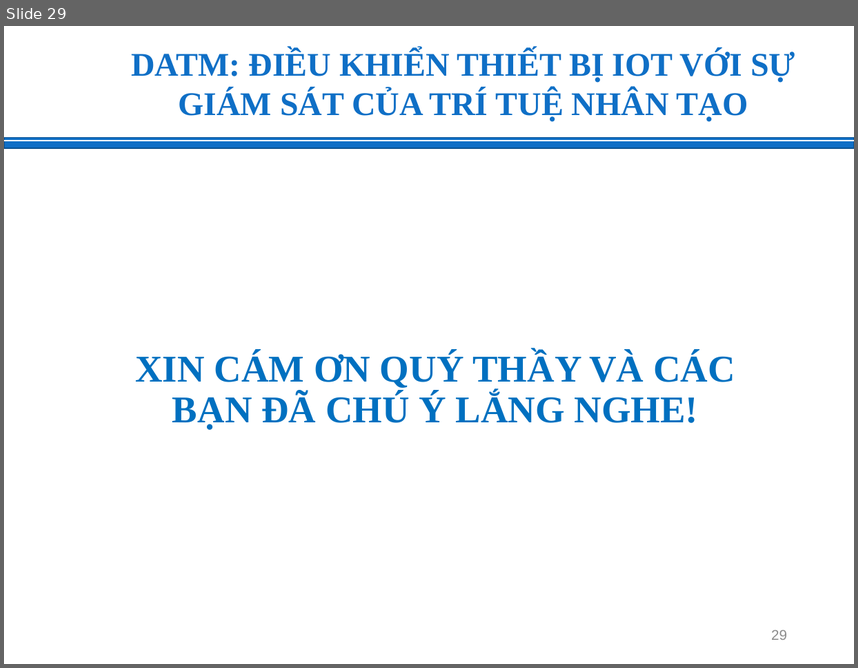
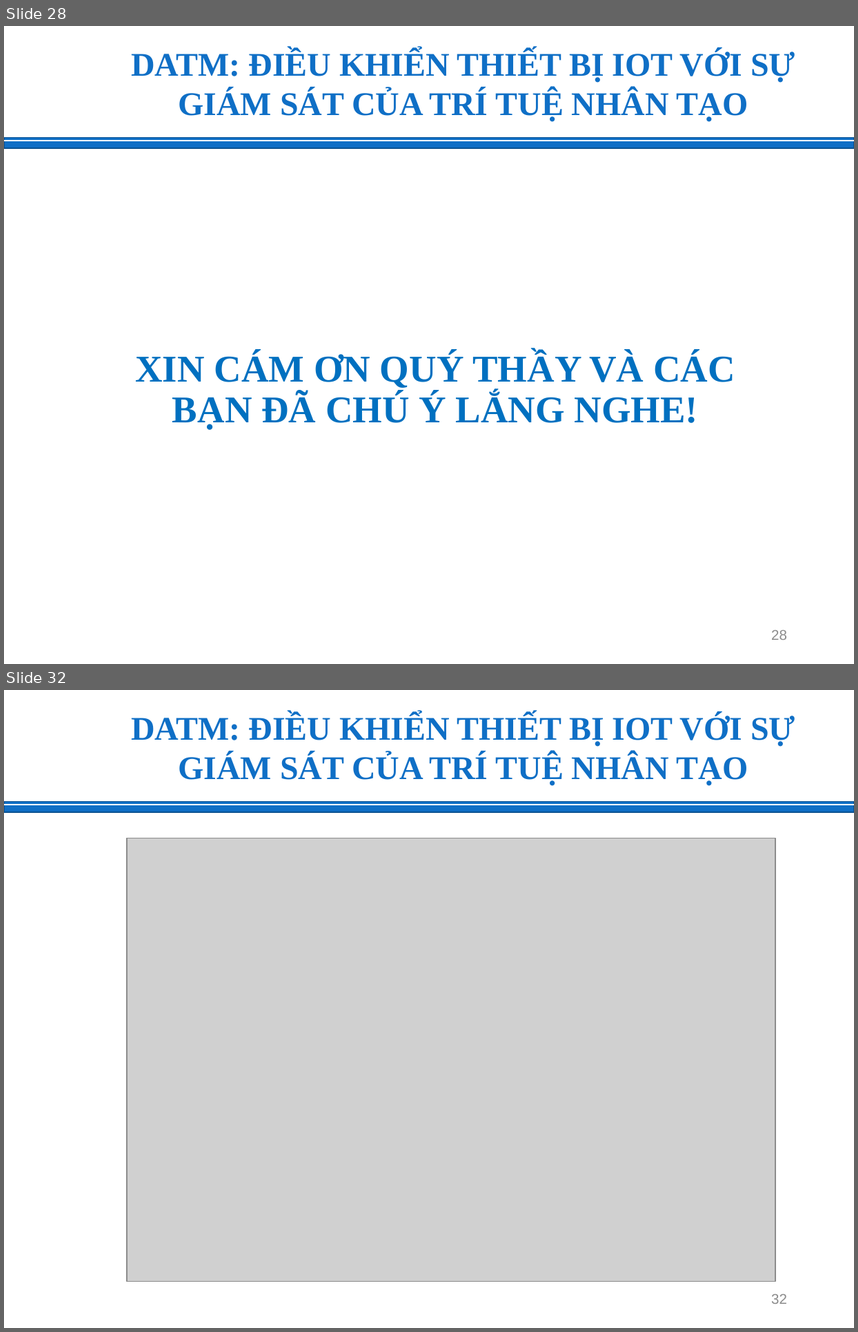
Before and after one commit to tmdat17/DATM_Predict_Person_Sleep_App, a slide deck: DATM.pptx. Shown one above the other, each under a label of ours: slide 29 before the commit, slides 28 and 32 after it; the slides between them are not shown. The pictures are 858x668 and 858x1332 pixels, drawn with LibreOffice and Linux fonts; fonts in the diff are those of the drawing; grey boxes stand for pictures; background and template pictures are left out. Boxes give left, top, right and bottom in pixels: in the first picture for what was removed or moved away, otherwise in the second. Text is boxed around its words. In the diff, an @@ line names an element or a change of style, - is before the commit and + after.

```diff
--- a/DATM.pptx
+++ b/DATM.pptx
@@ slide 32 added at <box>4,690,854,1328</box>, background #FFFFFF; not listed: 2 template elements that a slide beside it also shows @@
@@ text added at <box>131,714,795,786</box>, 28 pt, text #0F6FC6, bold @@
+DATM: ĐIỀU KHIỂN THIẾT BỊ IOT VỚI SỰ
+GIÁM SÁT CỦA TRÍ TUỆ NHÂN TẠO
@@ picture added at <box>128,838,776,1281</box> @@
@@ page number added at <box>771,1294,787,1303</box>, 12 pt, text #8C8C8C @@
+32
@@ what was slide 29 is now slide 28 @@
@@ page number at <box>771,630,787,639</box>: text changed @@
-29
+28
```
Also in this commit, not shown: 25 slides changed, 2 other slides added, 1 other file.
